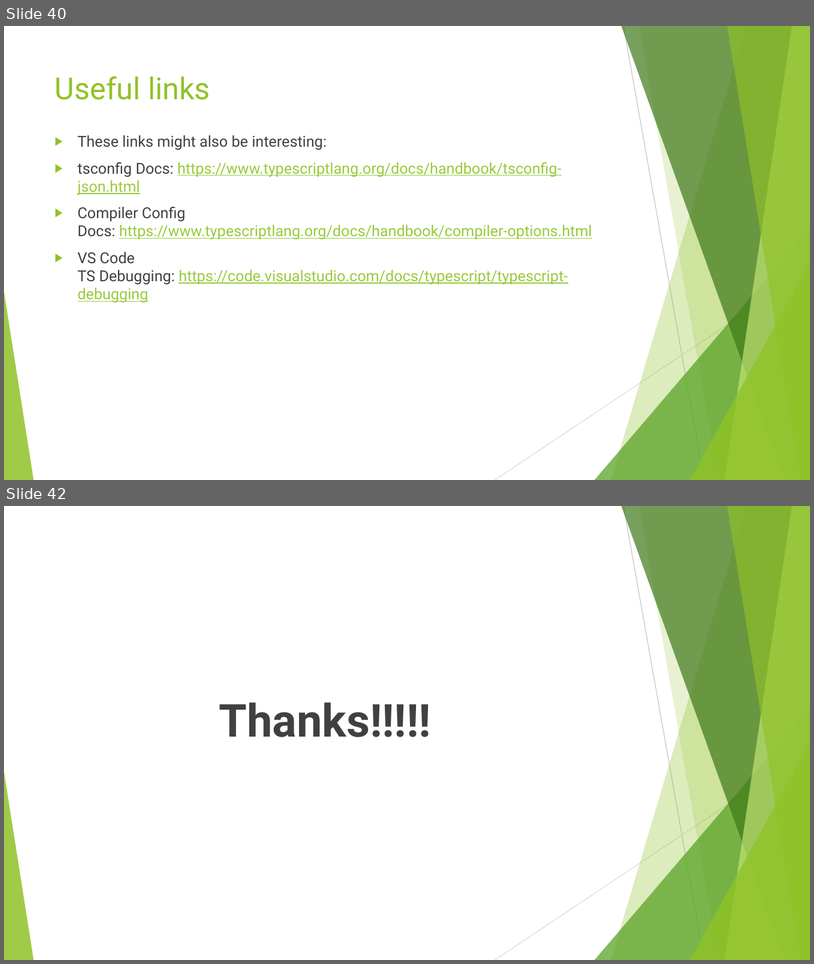
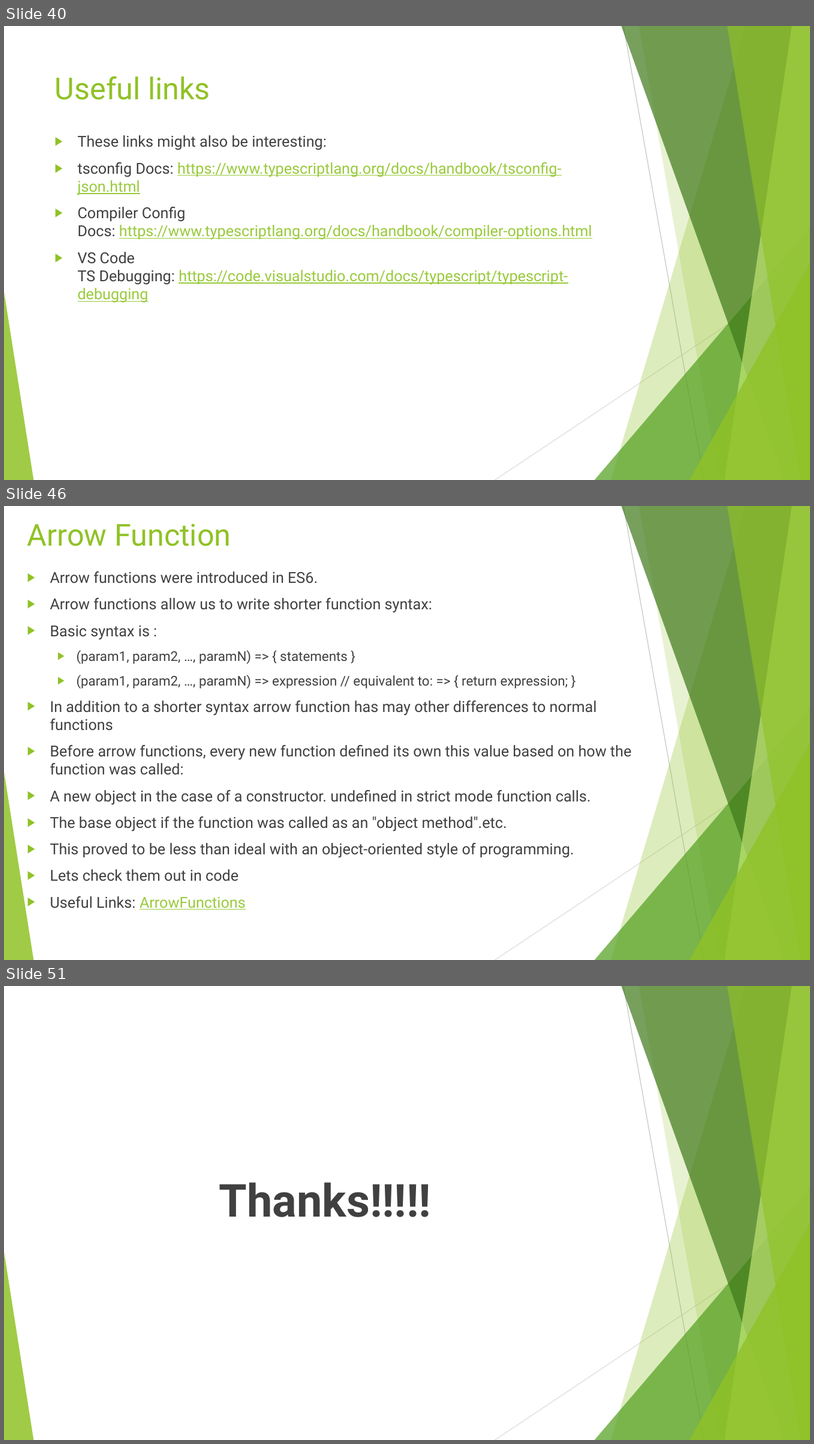
Before and after one commit to rudhrainfogain/TypeScript, a slide deck: PPT/TypeScriptv4.pptx. Shown one above the other, each under a label of ours: slides 40 and 42 before the commit, slides 40, 46 and 51 after it; the slides between them are not shown. The pictures are 814x964 and 814x1444 pixels, drawn with LibreOffice and Linux fonts; fonts in the diff are those of the drawing. Boxes give left, top, right and bottom in pixels: in the first picture for what was removed or moved away, otherwise in the second. Text is boxed around its words. In the diff, an @@ line names an element or a change of style, - is before the commit and + after.

```diff
--- a/PPT/TypeScriptv4.pptx
+++ b/PPT/TypeScriptv4.pptx
@@ slide 46 added at (4,506,810,960), background #FFFFFF; not listed: 10 template elements that a slide beside it also shows @@
@@ title added at (27,523,231,546), 36 pt, text #90C226 @@
+Arrow Function
@@ text added at (50,571,632,909), 18 pt, text #404040 @@
+▶ Arrow functions were introduced in ES6.
+▶ Arrow functions allow us to write shorter function syntax:
+▶ Basic syntax is :
+  ▶ (param1, param2, …, paramN) => { statements }
+  ▶ (param1, param2, …, paramN) => expression // equivalent to: => { return expression; }
+▶ In addition to a shorter syntax arrow function has may other differences to normal functions
+▶ Before arrow functions, every new function defined its own this value based on how the function was called:
+▶ A new object in the case of a constructor. undefined in strict mode function calls.
+▶ The base object if the function was called as an "object method".etc.
+▶ This proved to be less than ideal with an object-oriented style of programming.
+▶ Lets check them out in code
+▶ Useful Links: ArrowFunctions
@@ what was slide 42 is now slide 51 @@
```
Also in this commit, not shown: 3 slides changed, 8 other slides added, 4 other files.
